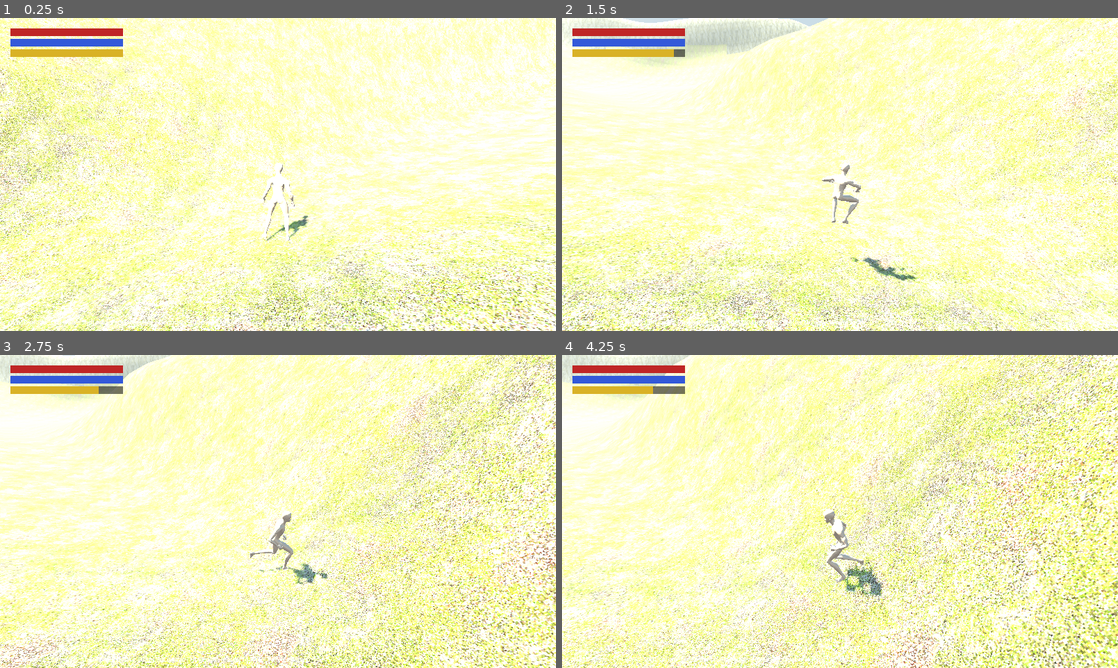
Above: before the commit, frames 1-4 (two rows, left to right).
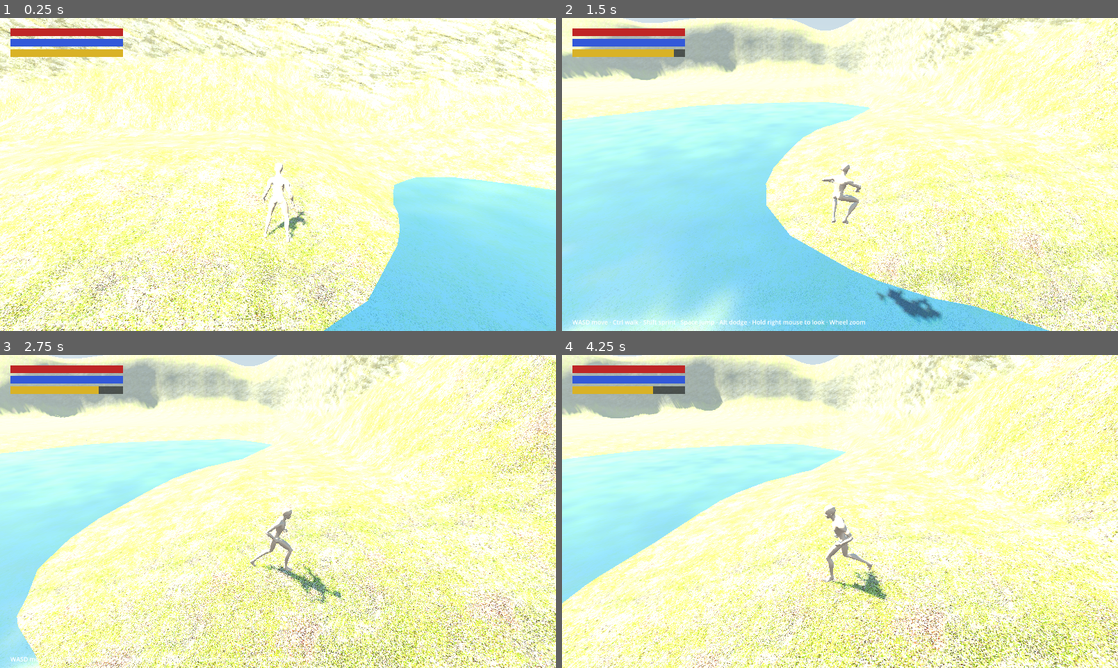
Above: after the commit, the same moments.

Repository: itshyokin/titamas-online
Game: Godot game, scene res://scenes/levels/overworld_test.tscn
Two runs of this game, one before a commit and one after it. Both use one fixed random seed, a clock stepped at 60 frames per second and the inputs below.
Inputs (mouse positions are in pixels of both pictures, inside the frame that each line leads up to):
- Up to frame 1 (0.25 s): no input
- Up to frame 2 (1.5 s): move the mouse to (962, 158) at 0.52 s; hold D (move_right) 0.53-1.28 s; hold Right mouse button (camera_look) 0.53-1.28 s; tap Space (jump) at 0.77 s; move the mouse to (812, 174) at 1.27 s; hold W (move_forward) from 1.28 s (still down); tap Alt (dodge) at 1.35 s
- Up to frame 3 (2.75 s): tap Space (jump) at 1.52 s; move the mouse to (333, 442) at 2.02 s; release W (move_forward) at 2.03 s; hold D (move_right) from 2.03 s (still down); hold Shift (sprint) from 2.03 s (still down)
- Up to frame 4 (4.25 s): move the mouse to (812, 574) at 2.77 s; release D (move_right) at 2.78 s; release Shift (sprint) at 2.78 s; hold W (move_forward) 2.78-3.53 s; tap Ctrl (walk) at 2.85 s; tap Space (jump) at 3.02, 3.77 s; move the mouse to (1006, 558) at 3.52 s; hold A (move_left) from 3.53 s (still down); hold Mouse wheel up (zoom_in) from 3.53 s (still down)

The runs differ from the first frame. In frame 1, 69% of the frame differs, in the area x 0-100%, y 0-100%; in frame 2, 75%; in frame 3, 74%; in frame 4, 76%.

Commit message:
Terrain paint via second UV map; painted region chunks with water
- Blender 4.1's glTF exporter skipped the paint colours, so add-on 1.3.1
  writes the paint into a "TerrainPaintUV" map (U = dirt, V = cliff,
  grass = the rest); the terrain shader reads UV2 (verified end to end
  through Godot's glTF import with a synthetic painted chunk)
- Updated region chunks: single "terrain" material, no embedded textures
  (~48 KB each), water plane pieces in six chunks

Co-Authored-By: Claude Opus 5.5 <noreply@anthropic.com>
Claude-Session: https://claude.ai/code/session_017yL7bvFwTAAWyxdSCDZWYF

Diff:
--- a/assets/materials/terrain.gdshader
+++ b/assets/materials/terrain.gdshader
@@ -1,6 +1,7 @@
 shader_type spatial;
-// Painted terrain: mixes up to four ground textures using the vertex colours painted in
-// Blender (red = layer R, green = layer G, blue = layer B, alpha = optional layer A).
+// Painted terrain: mixes ground textures using the paint from Blender's TerrainPaint layer,
+// which the add-on exports in the second UV map: UV2.x = layer G (dirt), UV2.y = layer B
+// (cliff), layer R (grass) = the rest. Chunks without paint read as all grass.
 // Edges are broken up with noise so painted borders look natural, steep slopes can
 // turn to the B layer (rock) automatically, and the B layer is projected from three
 // sides so cliffs don't stretch.
@@ -9,8 +10,6 @@
 uniform sampler2D tex_r : source_color, filter_nearest_mipmap, repeat_enable; // grass
 uniform sampler2D tex_g : source_color, filter_nearest_mipmap, repeat_enable; // dirt
 uniform sampler2D tex_b : source_color, filter_nearest_mipmap, repeat_enable; // cliff / rock
-uniform sampler2D tex_a : source_color, filter_nearest_mipmap, repeat_enable; // spare
-uniform bool use_layer_a = false;
 
 // World metres per texture repeat.
 uniform float tile_size = 4.0;
@@ -63,12 +62,9 @@
 	vec3 col_r = texture(tex_r, uv).rgb;
 	vec3 col_g = texture(tex_g, uv).rgb;
 	vec3 col_b = triplanar(tex_b, world_pos, world_normal, tile_size_b);
-	vec3 col_a = use_layer_a ? texture(tex_a, uv).rgb : vec3(0.0);
 
-	vec4 w = clamp(COLOR, 0.0, 1.0);
-	if (!use_layer_a) {
-		w.a = 0.0;
-	}
+	vec2 paint = clamp(UV2, 0.0, 1.0);
+	vec4 w = vec4(max(1.0 - paint.x - paint.y, 0.0), paint.x, paint.y, 0.0);
 	float slope = 1.0 - clamp(world_normal.y, 0.0, 1.0);
 	w.b += smoothstep(cliff_slope_start, cliff_slope_end, slope) * auto_cliff * 2.0;
 
@@ -77,8 +73,8 @@
 	vec4 nz = vec4(fbm(q), fbm(q + 17.3), fbm(q + 41.7), fbm(q + 5.1));
 	w *= mix(vec4(1.0), nz * 2.0, breakup);
 	w = pow(max(w, vec4(0.0001)), vec4(sharpness));
-	w /= max(w.r + w.g + w.b + w.a, 0.0001);
+	w /= max(w.r + w.g + w.b, 0.0001);
 
-	ALBEDO = col_r * w.r + col_g * w.g + col_b * w.b + col_a * w.a;
+	ALBEDO = col_r * w.r + col_g * w.g + col_b * w.b;
 	ROUGHNESS = 1.0;
 }
Binary file changed: assets/levels/overworld/chunk_-1_0.glb
Binary file changed: assets/levels/overworld/chunk_-1_1.glb
Binary file changed: assets/levels/overworld/chunk_-1_2.glb
Binary file changed: assets/levels/overworld/chunk_-1_3.glb
Binary file changed: assets/levels/overworld/chunk_0_0.glb
Binary file changed: assets/levels/overworld/chunk_0_1.glb
Binary file changed: assets/levels/overworld/chunk_0_2.glb
Binary file changed: assets/levels/overworld/chunk_0_3.glb
Binary file changed: assets/levels/overworld/chunk_1_0.glb
Binary file changed: assets/levels/overworld/chunk_1_1.glb
Binary file changed: assets/levels/overworld/chunk_1_2.glb
Binary file changed: assets/levels/overworld/chunk_1_3.glb
(and 4 more such lines)
